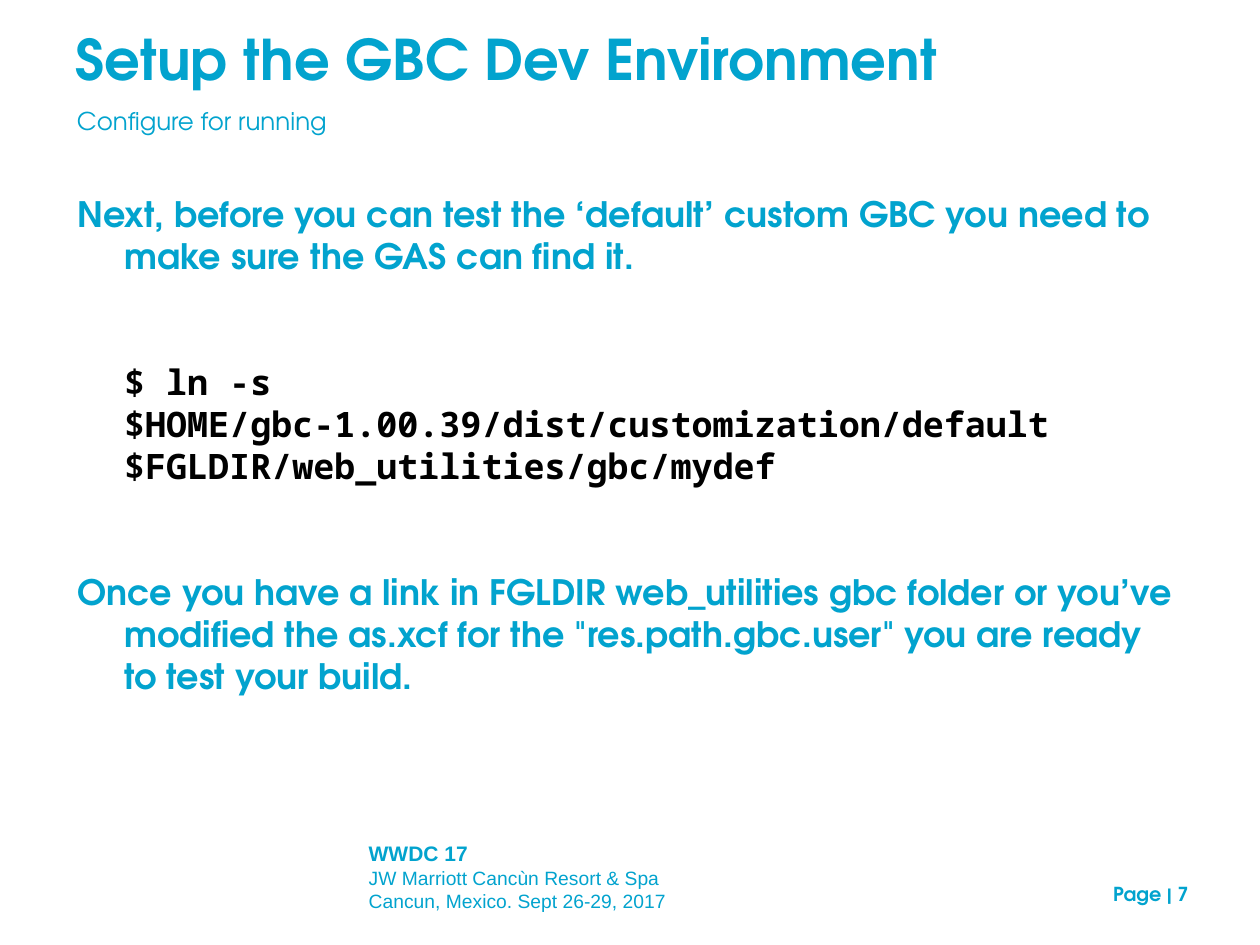
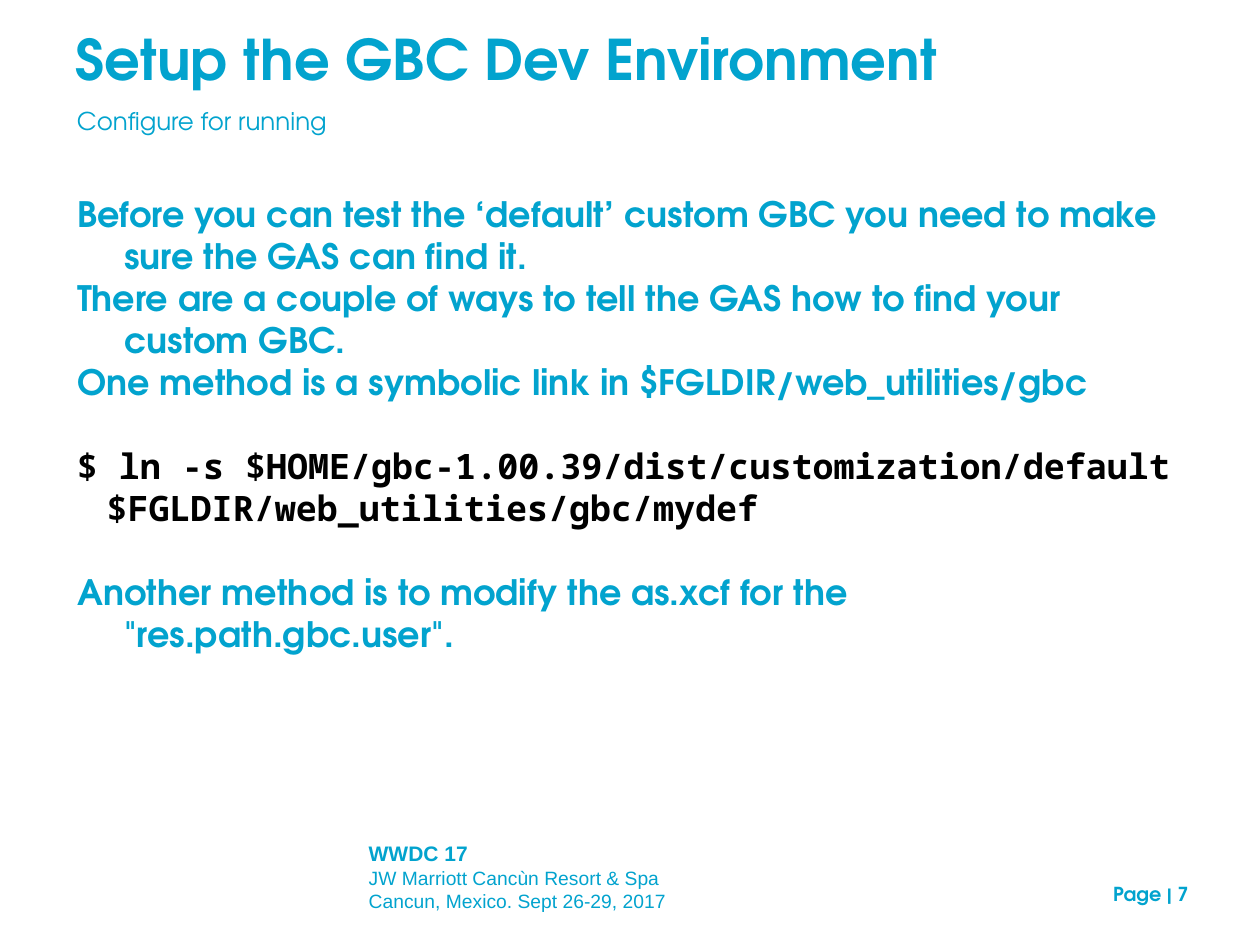
Before and after one commit to neilm-fourjs/njms_demos310, a slide deck: slide 7 of gbc/presentation/GBC_customization_draft.ppt. Drawn at 1260x945 pixels with LibreOffice and Linux fonts; fonts in the diff are those of the drawing; background and template pictures are left out. Boxes give left, top, right and bottom in pixels: in the first picture for what was removed or moved away, otherwise in the second. Text is boxed around its words. In the diff, an @@ line names an element or a change of style, - is before the commit and + after.

Commit message:
draft ppt

```diff
--- a/gbc/presentation/GBC_customization_draft.ppt
+++ b/gbc/presentation/GBC_customization_draft.ppt
@@ text at [77, 200, 1156, 403]: text changed @@
-Next, before you can test the ‘default’ custom GBC you need to make sure the GAS can find it.
+Before you can test the ‘default’ custom GBC you need to make sure the GAS can find it.
+There are a couple of ways to tell the GAS how to find your custom GBC.
+One method is a symbolic link in $FGLDIR/web_utilities/gbc
@@ text at [107, 452, 1170, 530]: indent changed @@
@@ text at [77, 578, 847, 655]: text changed @@
-Once you have a link in FGLDIR web_utilities gbc folder or you’ve modified the as.xcf for the "res.path.gbc.user" you are ready to test your build.
+Another method is to modify the as.xcf for the "res.path.gbc.user".
```
Also in this commit, not shown: 8 other slides changed, 1 slide added, 2 other files.
